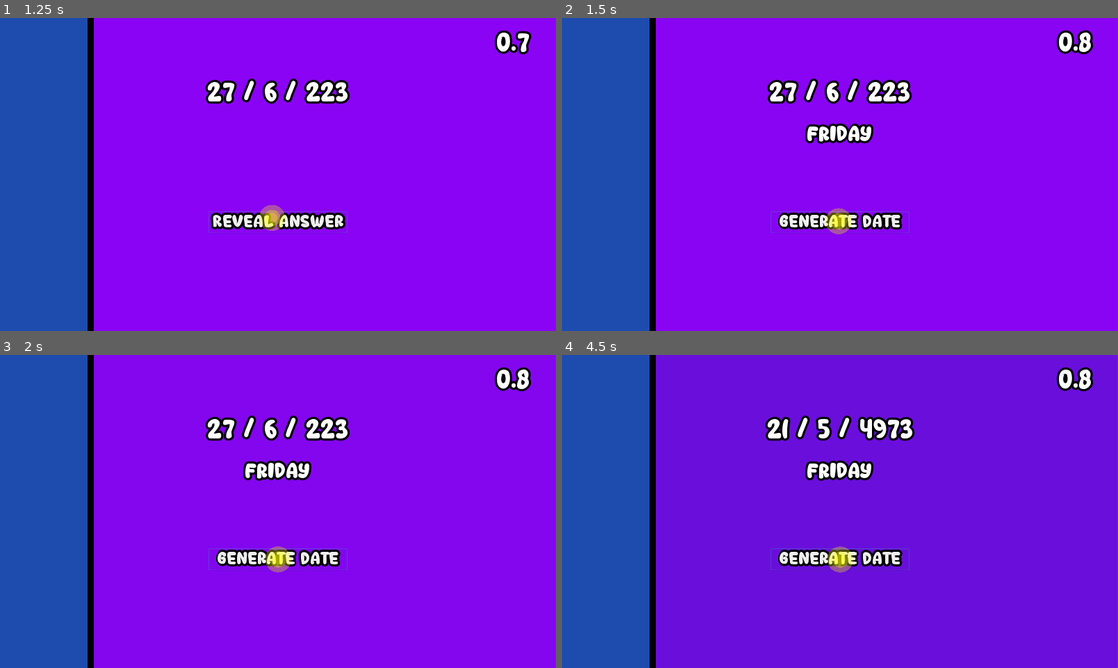
Above: before the commit, frames 1-4 (two rows, left to right).
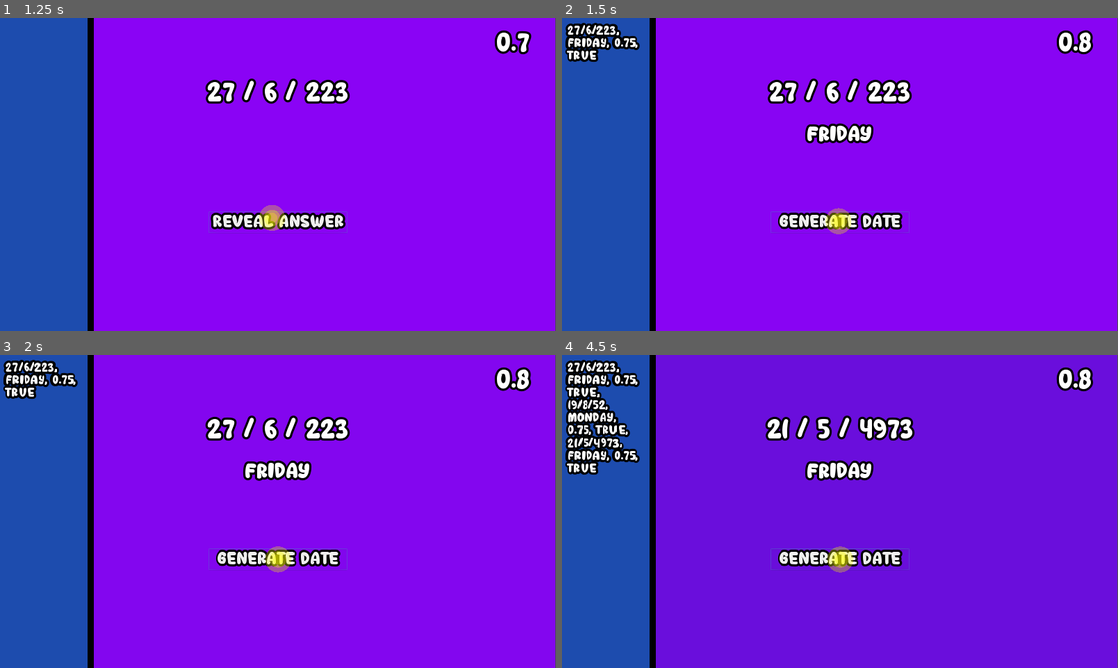
Above: after the commit, the same moments.

Repository: yooozn/DatePractice
Game: Godot game, scene res://DatePractice.tscn
Same seed, same stepped clock (60 frames per second), same inputs: the game is played once before the commit and once after it.
Inputs:
- Up to frame 1 (1.25 s): click "Generate Date" at 0.5 s
- Up to frame 2 (1.5 s): click "Reveal Answer" at 1.25 s
- Up to frame 3 (2 s): no input
- Up to frame 4 (4.5 s): click "Generate Date" at 2 s; click "Reveal Answer" at 2.75 s; click "Generate Date" at 3.5 s; click "Reveal Answer" at 4.25 s

Frame 1 is identical in both runs. In frame 2, 1.1% of the frame differs, in the area x 0-14%, y 1-14%; in frame 3, 1.1%; in frame 4, 3.4%, in the area x 0-14%, y 1-39%.

Commit message:
added history function

Diff:
--- a/DatePractice.gd
+++ b/DatePractice.gd
@@ -7,6 +7,7 @@
 var rng = RandomNumberGenerator.new()
 var finaldayString = ""
 var history = {}
+var list = ""
 var time = 0
 var count = 0
 var date
@@ -217,4 +218,15 @@
 		$Text.play("1")
 		var element = {"date":date,"day":finaldayString,"time":time,"answer":"True"}
 		history[str(count)] = element
-		print(history)
+		var listTemp = []
+#		print(history)
+		for i in history:
+#			print(history[i])
+			for x in history[i]:
+#				print(history[i][x])
+				listTemp.append(history[i][x])
+		list = str(listTemp)
+		list = list.replace("[","")
+		list = list.replace("]","")
+		$UIBAR/Labels/Label1.text = str(list)
+		print(list)
--- a/DatePractice.tscn
+++ b/DatePractice.tscn
@@ -368,6 +368,12 @@
 "values": [ false ]
 }
 
+[sub_resource type="DynamicFont" id=16]
+size = 30
+outline_size = 5
+outline_color = Color( 0, 0, 0, 1 )
+font_data = ExtResource( 2 )
+
 [sub_resource type="CircleShape2D" id=15]
 radius = 63.4209
 
@@ -490,6 +496,20 @@
 anims/ToIdle = SubResource( 14 )
 anims/ToMain = SubResource( 8 )
 
+[node name="Labels" type="Node2D" parent="UIBAR"]
+
+[node name="Label1" type="RichTextLabel" parent="UIBAR/Labels"]
+margin_left = 12.0
+margin_top = 16.0
+margin_right = 192.0
+margin_bottom = 707.0
+rect_min_size = Vector2( 180, 100 )
+rect_clip_content = false
+custom_fonts/normal_font = SubResource( 16 )
+__meta__ = {
+"_edit_use_anchors_": false
+}
+
 [node name="Sprite" type="Sprite" parent="."]
 position = Vector2( 640, 272 )
 scale = Vector2( 0.3, 0.3 )
Not shown: 1 places in DatePractice.tscn that only renumber resources
